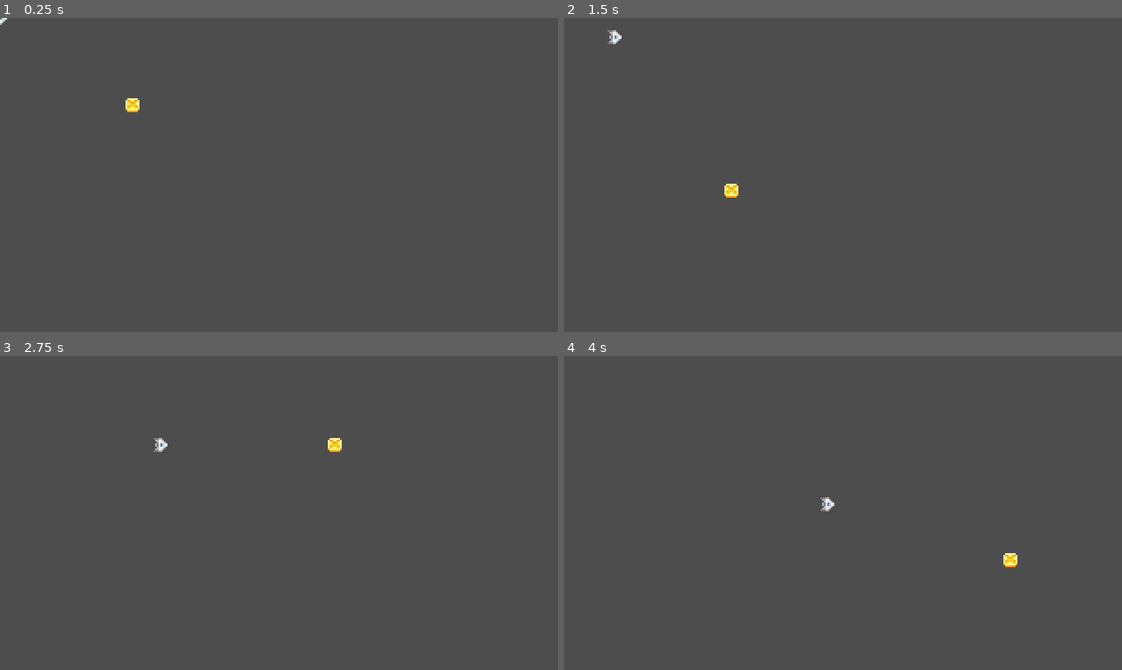
Above: before the commit, frames 1-4 (two rows, left to right).
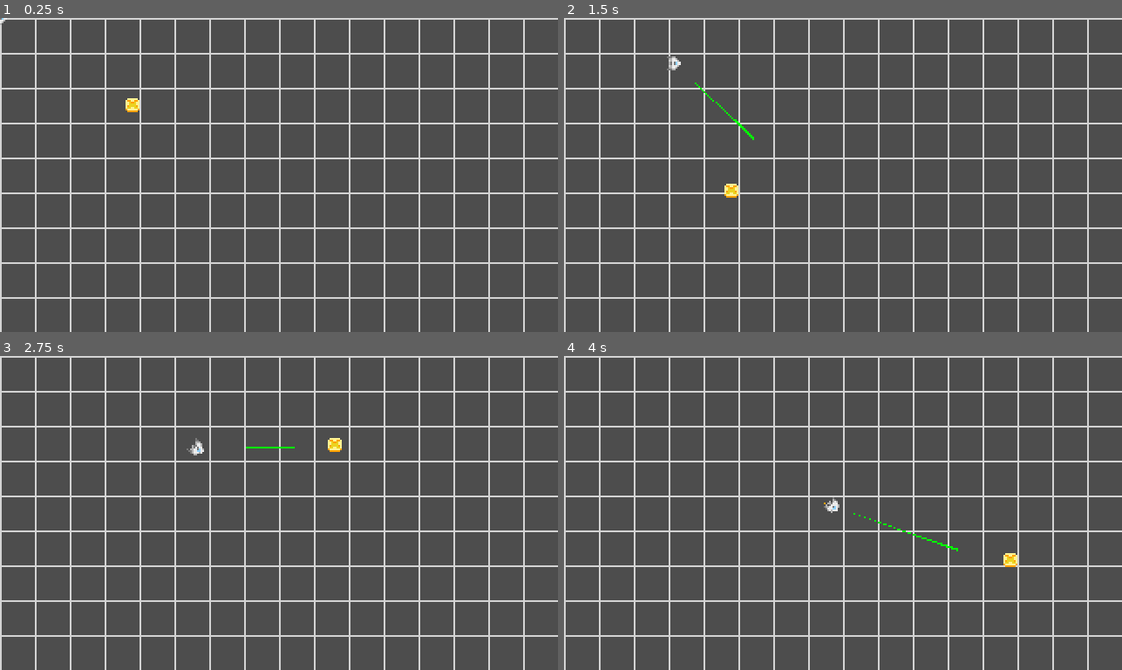
Above: after the commit, the same moments.

Repository: sanjaybv/toy-shooter
Game: Godot game, scene res://world.tscn
Two runs of this game, one before a commit and one after it. Both use one fixed random seed, a clock stepped at 60 frames per second and the inputs below.
Inputs (mouse positions are in pixels of both pictures, inside the frame that each line leads up to):
- Up to frame 1 (0.25 s): no input
- Up to frame 2 (1.5 s): tap Enter at 0.5 s; move the mouse to (965, 159) at 0.52 s; press the mouse at (965, 159) at 0.53 s; move the mouse to (731, 190) at 1.27 s; release the mouse at (731, 190) at 1.28 s; click (731, 190) at 1.35 s
- Up to frame 3 (2.75 s): move the mouse to (334, 443) at 2.02 s; press the mouse at (334, 443) at 2.03 s
- Up to frame 4 (4 s): move the mouse to (815, 575) at 2.77 s; release the mouse at (815, 575) at 2.78 s; click (815, 575) at 2.85 s; move the mouse to (1010, 560) at 3.52 s; press the mouse at (1010, 560) at 3.53 s

The runs differ from the first frame. In frame 1, 9.7% of the frame differs, in the area x 0-100%, y 0-100%; in frame 2, 9.9%; in frame 3, 10%; in frame 4, 9.9%.

Commit message:
add target looking

Diff:
--- a/Spaceship.gd
+++ b/Spaceship.gd
@@ -1,23 +1,44 @@
 extends RigidBody2D
 
 const MAX_SPEED: int = 100
-const DESIRED_LENGTH_AWAY: int = 25
+const DESIRED_LENGTH_AWAY: int = 30
 
 @onready var navigation = $NavigationAgent2D
 
-func _physics_process(delta):
+var target_position: Vector2
+
+func _draw():
+	var vec = get_global_transform_with_canvas().inverse() * (linear_velocity + global_position)
+	draw_line(Vector2.ZERO, vec, Color.GREEN, 1)
+
+func _process(_delta):
+	queue_redraw()
+
+func _physics_process(_delta):
+	var next_position: Vector2
 	if !navigation.is_target_reached():
-		var distance = navigation.get_next_path_position() - global_position
-		var speed: int = min(MAX_SPEED, distance.length()) # for slow arrival behavior
-		var desired_velocity: Vector2 = distance.normalized() * speed
-		var force = desired_velocity - linear_velocity
-		apply_central_force(force)
+		next_position = navigation.get_next_path_position()
+	else:
+		# We still need to apply forces even after the spaceship reaches the target. We might be
+		# overshooting, or the target might have moved for the spaceship to reach quickly.
+		next_position = navigation.get_final_position()
 
-	# TODO: rotate to face the target
+	var distance = next_position - global_position
+	var speed: int = min(MAX_SPEED, distance.length()) # for slow arrival behavior
+	var desired_velocity: Vector2 = distance.normalized() * speed
+	var force = desired_velocity - linear_velocity
+	apply_central_force(force)
+
+	var desired_angle := (target_position - global_position).angle()
+	var torque := desired_angle - global_rotation
+	# Figure out the best direction to turn. If the angle is greater than 2*PI, the it is better
+	# to turn the other way.
+	torque = fposmod(torque+PI, 2*PI) - PI
+	apply_torque(torque)
 
 func _on_target_target_moved(new_position: Vector2):
-	var to_target = (new_position - position)
-	var desired_position_local = to_target.normalized() * (to_target.length() - DESIRED_LENGTH_AWAY)
-	var desired_position_global = get_global_transform_with_canvas() * desired_position_local
-
+	target_position = new_position
+	var to_target: Vector2 = new_position * get_global_transform() # convert to local coordinates
+	var desired_position_local := to_target.normalized() * (to_target.length() - DESIRED_LENGTH_AWAY)
+	var desired_position_global := get_global_transform() * desired_position_local
 	navigation.target_position = desired_position_global
--- a/Target.gd
+++ b/Target.gd
@@ -2,7 +2,7 @@
 
 signal target_moved(new_position: Vector2)
 
-func _process(delta):
+func _process(_delta):
 	if Input.is_action_pressed("click"):
 		position = get_global_mouse_position()
 		target_moved.emit(position)
--- a/project.godot
+++ b/project.godot
@@ -30,6 +30,11 @@
 "events": [Object(InputEventMouseButton,"resource_local_to_scene":false,"resource_name":"","device":-1,"window_id":0,"a …(259 unchanged characters)…
 ]
 }
+debug={
+"deadzone": 0.5,
+"events": [Object(InputEventKey,"resource_local_to_scene":false,"resource_name":"","device":-1,"window_id":0,"alt_pressed":false,"shift_pressed":false,"ctrl_pressed":false,"meta_pressed":false,"pressed":false,"keycode":0,"physical_keycode":4194336,"key_label":0,"unicode":0,"echo":false,"script":null)
+]
+}
 
 [rendering]
 
--- /dev/null
+++ b/world.gd
@@ -0,0 +1,7 @@
+extends Node2D
+
+func _draw():
+	for x in range(0, 320, 20):
+		draw_line(Vector2(x, 0), Vector2(x, 180), Color.LIGHT_GRAY, 1.0)
+	for y in range(0, 180, 20):
+		draw_line(Vector2(0, y), Vector2(320, y), Color.LIGHT_GRAY, 1.0)
--- a/world.tscn
+++ b/world.tscn
@@ -1,7 +1,8 @@
-[gd_scene load_steps=9 format=3 uid="uid://bri7aadoa2oxy"]
+[gd_scene load_steps=10 format=3 uid="uid://bri7aadoa2oxy"]
 
 [ext_resource type="Texture2D" uid="uid://bvm4cuy1i4wl4" path="res://assets/SpaceShooterAssetPack_Ships.png" id="1_eteu1"]
 [ext_resource type="Script" path="res://Spaceship.gd" id="1_gexe2"]
+[ext_resource type="Script" path="res://world.gd" id="1_rdv5g"]
 [ext_resource type="Script" path="res://Target.gd" id="3_3cm7f"]
 [ext_resource type="Texture2D" uid="uid://c4m85esnxco5f" path="res://assets/SpaceShooterAssetPack_Miscellaneous.png" id="4_2gek0"]
 
@@ -22,6 +23,7 @@
 outlines = Array[PackedVector2Array]([PackedVector2Array(1, 1, 318, 2, 316, 178, 4, 179)])
 
 [node name="World" type="Node2D"]
+script = ExtResource("1_rdv5g")
 
 [node name="Target" type="StaticBody2D" parent="."]
 position = Vector2(76, 50)
@@ -35,8 +37,8 @@
 texture = SubResource("AtlasTexture_krbel")
 
 [node name="Spaceship" type="RigidBody2D" parent="."]
-collision_layer = 0
-collision_mask = 0
+mass = 0.2
+inertia = 1.0
 gravity_scale = 0.0
 script = ExtResource("1_gexe2")
 
@@ -47,6 +49,7 @@
 
 [node name="CollisionPolygon2D" type="CollisionPolygon2D" parent="Spaceship"]
 rotation = 1.5708
+scale = Vector2(1, 1)
 polygon = PackedVector2Array(0, -4, 4, 0, 4, 4, -4, 4, -4, 0)
 
 [node name="NavigationAgent2D" type="NavigationAgent2D" parent="Spaceship"]
